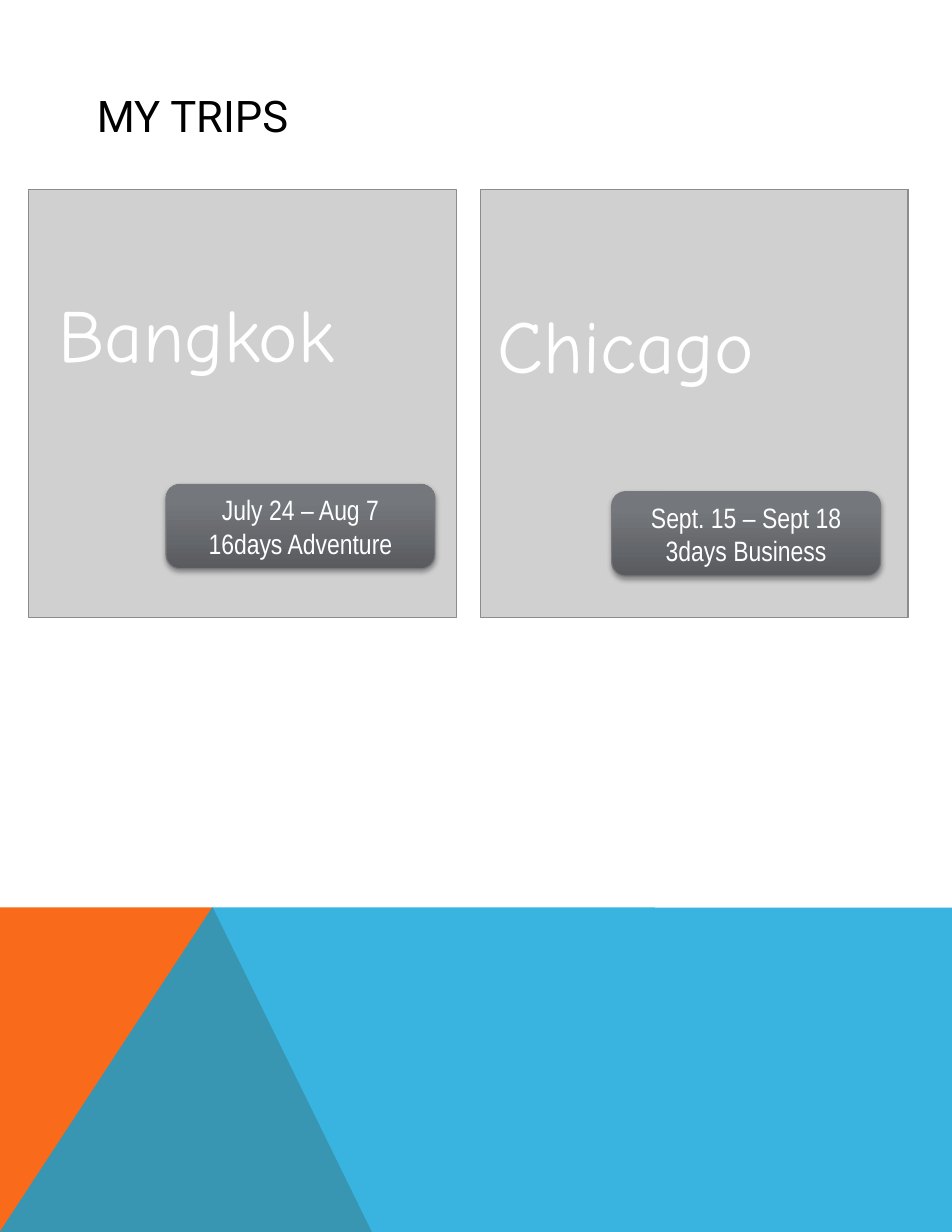
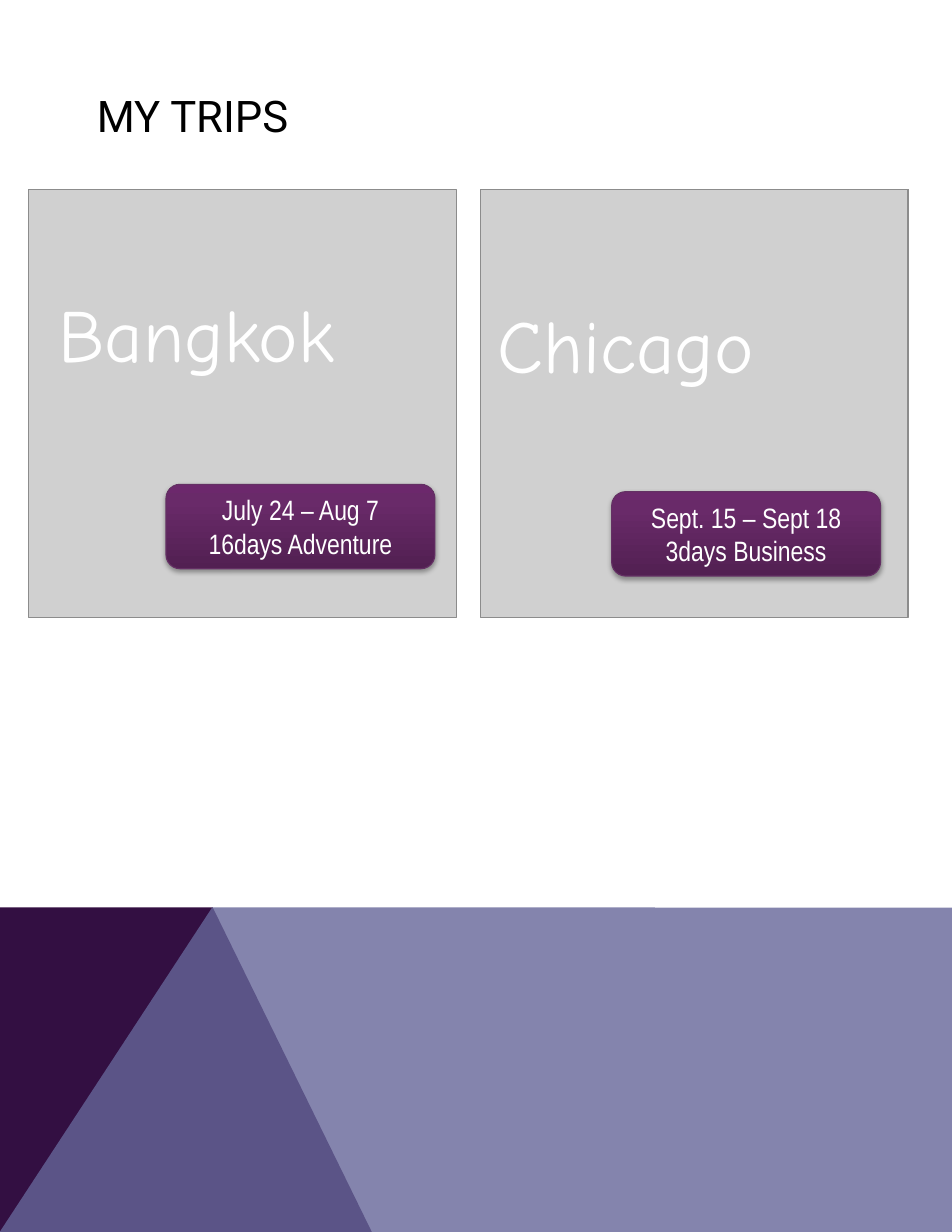
Before and after one commit to v-maxjohnson/Wander-Must, a slide deck: slide 8 of WanderMust_Proposal.pptx (slide 7 before the commit). Drawn at 952x1232 pixels with LibreOffice and Linux fonts; fonts in the diff are those of the drawing; grey boxes stand for pictures. Boxes give left, top, right and bottom in pixels: in the first picture for what was removed or moved away, otherwise in the second. Text is boxed around its words. In the diff, an @@ line names an element or a change of style, - is before the commit and + after.

```diff
--- a/WanderMust_Proposal.pptx
+++ b/WanderMust_Proposal.pptx
@@ rounded rectangle "July 24 – Aug 7" at bbox=[166, 484, 435, 568]: fill gradient #5A5C5F to #75777B to #75787C to gradient #522052 to #6A2A6A to #6C296C; outline #76787B 0.75 pt to #653165 0.75 pt @@
@@ rounded rectangle "Sept. 15 – Sept 18" at bbox=[612, 492, 880, 576]: fill gradient #5A5C5F to #75777B to #75787C to gradient #522052 to #6A2A6A to #6C296C; outline #76787B 0.75 pt to #653165 0.75 pt @@
@@ freeform shape at bbox=[0, 907, 372, 1232]: fill #F96A1B to #330F42 @@
@@ freeform shape at bbox=[0, 907, 952, 1232]: fill #08A1D9 at 80% opacity to #666699 at 80% opacity @@
```
Also in this commit, not shown: 8 other slides changed, 1 slide added, 9 other files.
